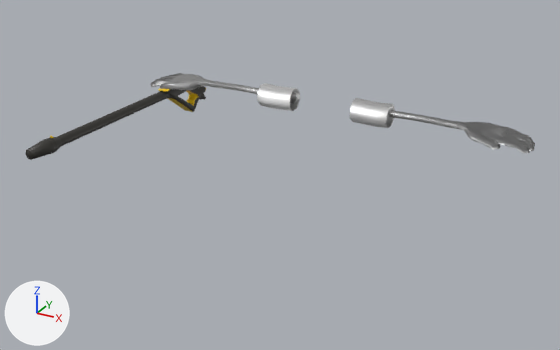
A saved change to the FBX model Assets/_Art/Animations/Weapons/Karcher/KarcherAnim.fbx.
Camera for both pictures: a 50 mm camera at (0.222, -0.465, 0.292) aimed at (-0.004, -0.055, 0.087). The axes (+X, +Y, +Z) are drawn at lower left. The lights are the same throughout. Where no turn or scale is listed for an object, it has been applied to the vertices.

In view in the first picture: 'AKPistol', 'character_fps:arms', 'character_fps:polySurface2', 'character_fps:polySurface3'.
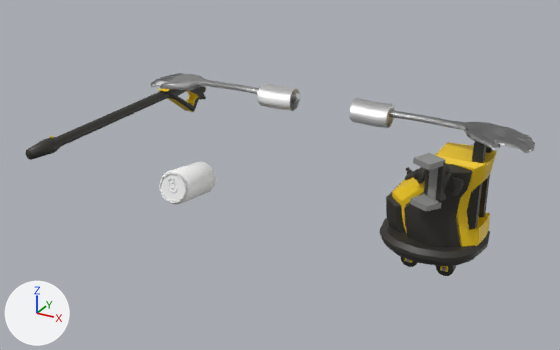
What the commit changed:
Material 'Material1' (mat_material1) is new.
Its base color is (1.0, 1.0, 1.0) (white #ffffff).
Mesh me_mesh_006 is new.
It has 48 vertices, 42 faces and spans x -0.00527..0.00746, y -0.00934..0.00301, z -0.00615..0.00697.
It uses material mat_material_001 (picture img_karchermap_png).
Mesh me_mesh_014 is new.
It has 1034 vertices, 1056 faces and spans x -0.01..0.0155, y -0.042..0.0022, z -0.0096..0.0188.
It uses material mat_material1 (its picture is missing).
Mesh me_mesh_010 is new.
It has 64 vertices, 50 faces and spans x -0.0067..0.0057, y -0.0063..0.006, z -0.0158..0.0011.
It uses material mat_material_001 (picture img_karchermap_png).
Mesh me_mesh_002_1 is new.
It has 24 vertices, 18 faces and spans x -0.0092..0.0092, y -0.0092..0.0092, z -0.0019..0.0313.
It uses material mat_material_001 (picture img_karchermap_png).
Mesh me_mesh_003_1 is new.
It has 74 vertices, 78 faces and spans x -0.00489..0.00374, y -0.00459..0.00459, z -0.00558..0.00558.
It uses material mat_material_001 (picture img_karchermap_png).
Mesh me_mesh_004 is new.
It has 84 vertices, 88 faces and spans x -0.00481..0.00442, y -0.00514..0.00514, z -0.00393..0.00565.
It uses material mat_material_001 (picture img_karchermap_png).
Mesh me_mesh_007 is new.
It has 84 vertices, 78 faces and spans x -0.0032..0.0035, y -0.0131..0.0131, z -0.0004..0.068.
It uses material mat_material_001 (picture img_karchermap_png).
Mesh me_mesh_008 is new.
It has 37 vertices, 32 faces and spans x -0.0314..-0.0024, y -0.023..0.0192, z 0.0013..0.0401.
It uses material mat_material_001 (picture img_karchermap_png).
Mesh me_mesh_1 is new.
It has 89 vertices, 88 faces and spans x -0.0366..0.0365, y -0.0366..0.0365, z -0.0055..0.0063.
It uses material mat_material_001 (picture img_karchermap_png).
Mesh me_mesh_005 is new.
It has 64 vertices, 48 faces and spans x -0.0173..0.026, y -0.0284..0.0284, z 0.0028..0.0621.
It uses material mat_material_001 (picture img_karchermap_png).
Mesh me_mesh_001_1 is new.
It has 95 vertices, 103 faces and spans x -0.0278..0.0347, y -0.0289..0.02, z 0.0055..0.0673.
It uses material mat_material_001 (picture img_karchermap_png).
Object 'Grip' (ob_grip) is new; it shows me_mesh_006.
Its location is (0.1038, -0.0259, 0.0934).
Object 'Circle' (ob_circle) is new; it shows me_mesh_014.
Its location is (-0.0435, -0.0868, 0.0889).
Object 'Roll' (ob_roll) is new; it shows me_mesh_010.
Its location is (0.076, -0.0141, 0.0359).
Object 'Rootsyst' (ob_rootsyst) is new; it shows me_mesh_002_1.
Its location is (0.0883, -0.031, 0.0766).
Object 'Roll3' (ob_roll3) is new; it shows a copy of me_mesh_010.
Its location is (0.101, -0.0141, 0.0359).
Object 'Int' (ob_int) is new; it shows me_mesh_003_1.
Its location is (0.0798, -0.0176, 0.09).
Object 'Toma' (ob_toma) is new; it shows me_mesh_004.
Its location is (0.0649, 0.0078, 0.0764).
Object 'Handl' (ob_handl) is new; it shows me_mesh_007.
Its location is (0.1133, -0.0005, 0.0528).
Object 'Add' (ob_add) is new; it shows me_mesh_008.
Its location is (0.0867, -0.0005, 0.0398).
Object 'BaseRoll' (ob_baseroll) is new; it shows me_mesh_1.
Its location is (0.0867, -0.0005, 0.0398).
Object 'AddSide' (ob_addside) is new; it shows me_mesh_005.
Its location is (0.0867, -0.0005, 0.0398).
Object 'Base' (ob_base) is new; it shows me_mesh_001_1.
Its location is (0.0867, -0.0005, 0.0398).

Changed parts and their boxes [x1, y1, x2, y2] in the pictures (560 x 350 px):
'Base', added (yellow)
    after: [392, 142, 497, 246]
'AddSide', added (black)
    after: [404, 145, 474, 247]
'BaseRoll', added (black)
    after: [380, 218, 490, 266]
'Circle', added
    after: [159, 162, 216, 204]
'Rootsyst', added
    after: [410, 153, 445, 211]
'Handl', added (black)
    after: [467, 141, 493, 229]
'Add', added (black)
    after: [386, 191, 405, 232]
'Grip', added
    after: [442, 173, 464, 196]
'Int', added
    after: [413, 167, 426, 184]
'Roll3', added
    after: [436, 265, 456, 276]
'Roll', added
    after: [401, 257, 417, 267]
'Toma', added
    after: [405, 167, 414, 180]
